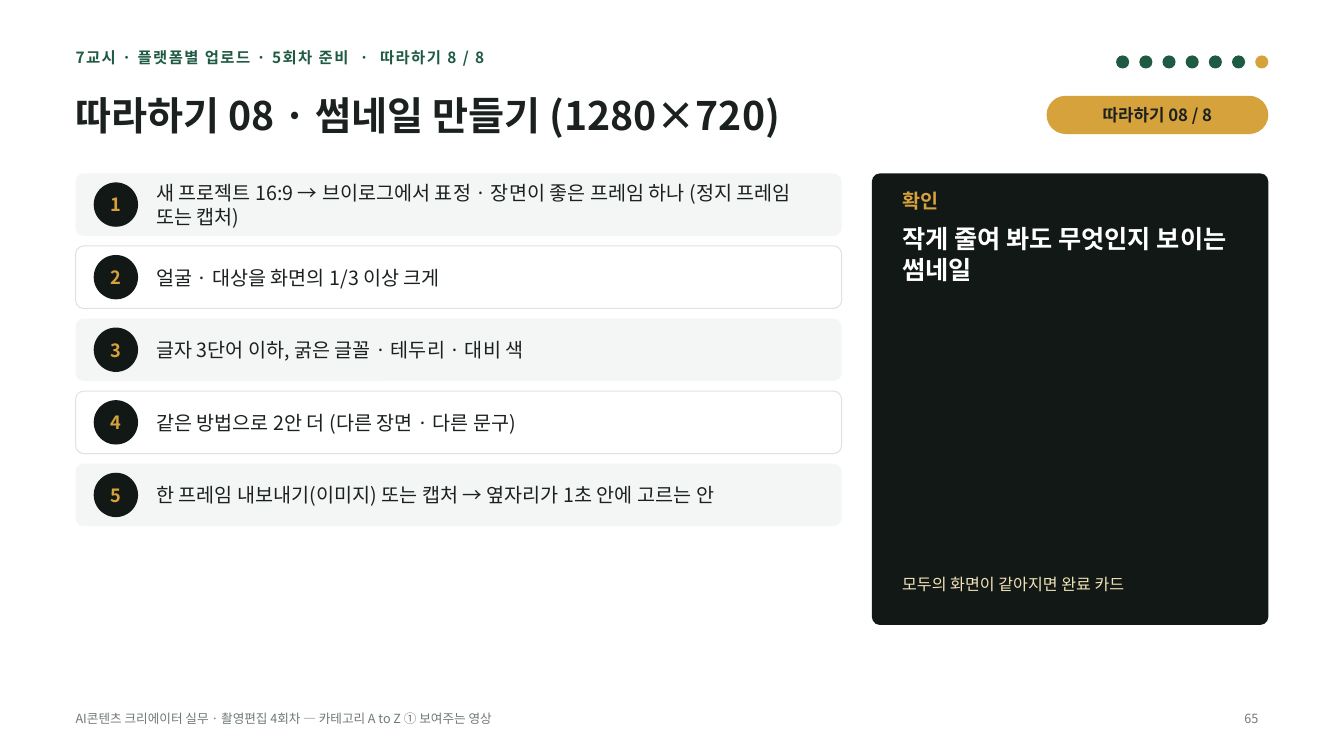
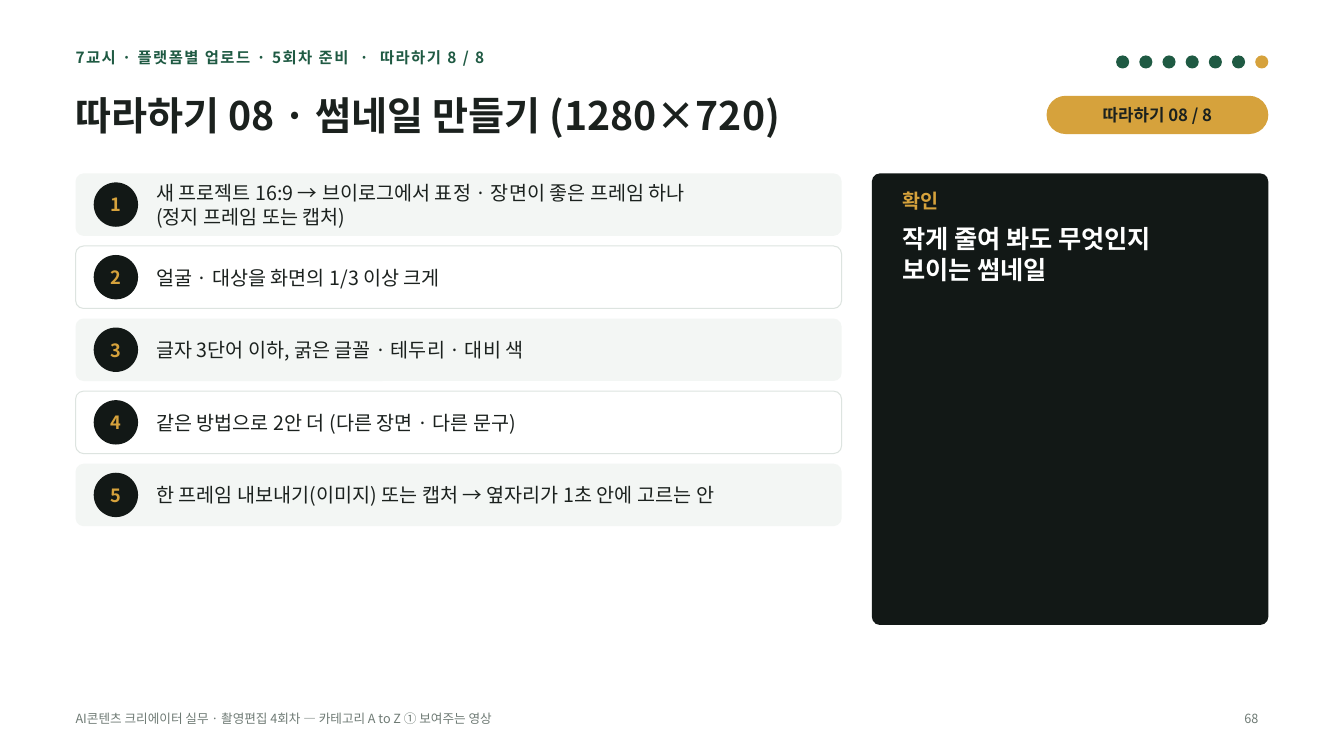
Before and after one commit to yujida/MARUBIT, a slide deck: slide 68 of lectures/04/4회차_카테고리AtoZ_보여주는영상_슬라이드.pptx (slide 65 before the commit). Drawn at 1344x756 pixels with LibreOffice and Linux fonts; fonts in the diff are those of the drawing. Boxes give left, top, right and bottom in pixels: in the first picture for what was removed or moved away, otherwise in the second. Text is boxed around its words. In the diff, an @@ line names an element or a change of style, - is before the commit and + after.

```diff
--- a/lectures/04/4회차_카테고리AtoZ_보여주는영상_슬라이드.pptx
+++ b/lectures/04/4회차_카테고리AtoZ_보여주는영상_슬라이드.pptx
@@ text at (x1=156, y1=183, x2=685, y2=228): text changed @@
-새 프로젝트 16:9 → 브이로그에서 표정 · 장면이 좋은 프레임 하나 (정지 프레임 또는 캡처)
+새 프로젝트 16:9 → 브이로그에서 표정 · 장면이 좋은 프레임 하나
+(정지 프레임 또는 캡처)
@@ text at (x1=902, y1=227, x2=1151, y2=282): text changed @@
-작게 줄여 봐도 무엇인지 보이는 썸네일
+작게 줄여 봐도 무엇인지
+보이는 썸네일
@@ text removed at (x1=902, y1=576, x2=1125, y2=592) @@
-모두의 화면이 같아지면 완료 카드
```
Also in this commit, not shown: 20 other slides changed, 4 slides added, 2 slides removed, 4 other files.
